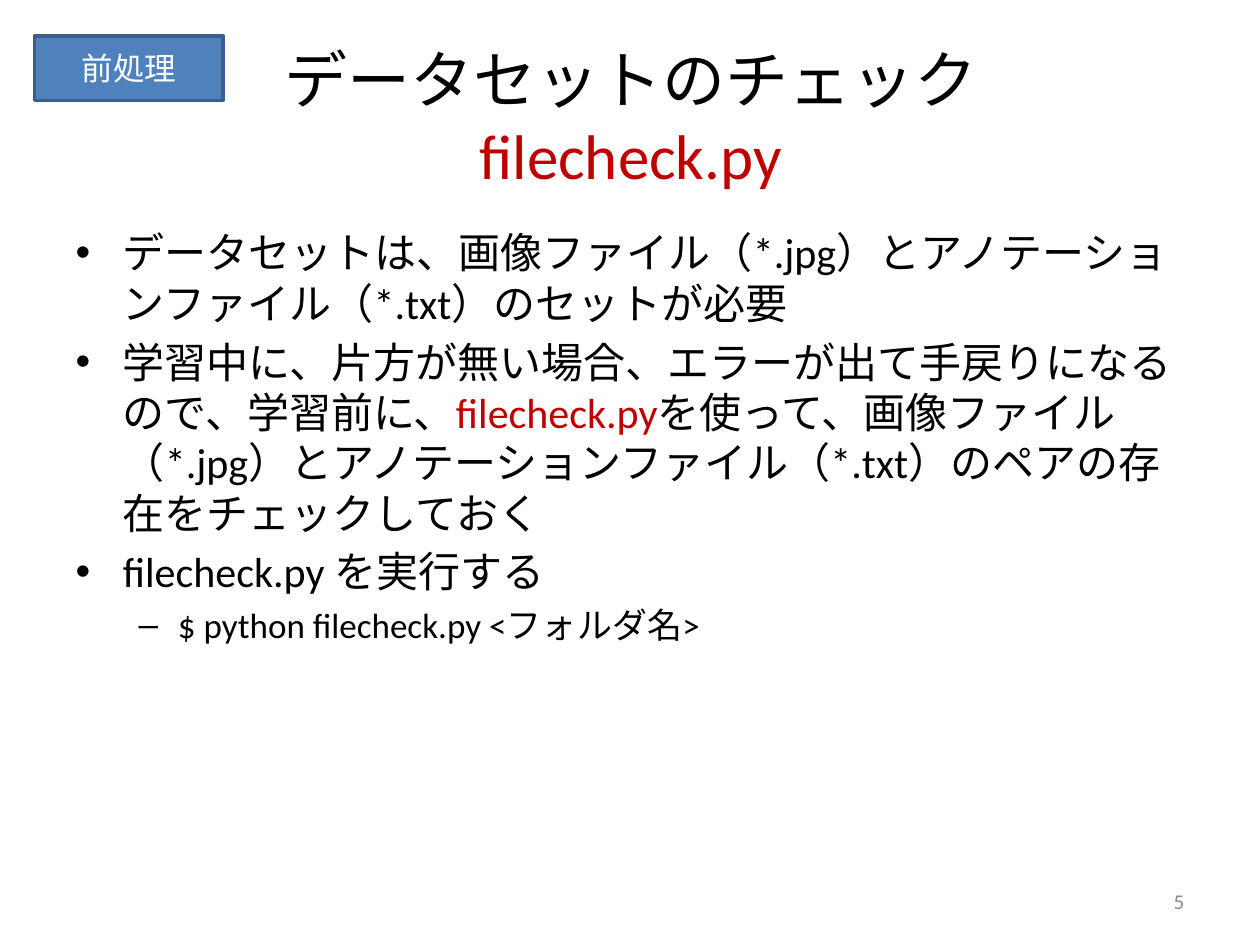
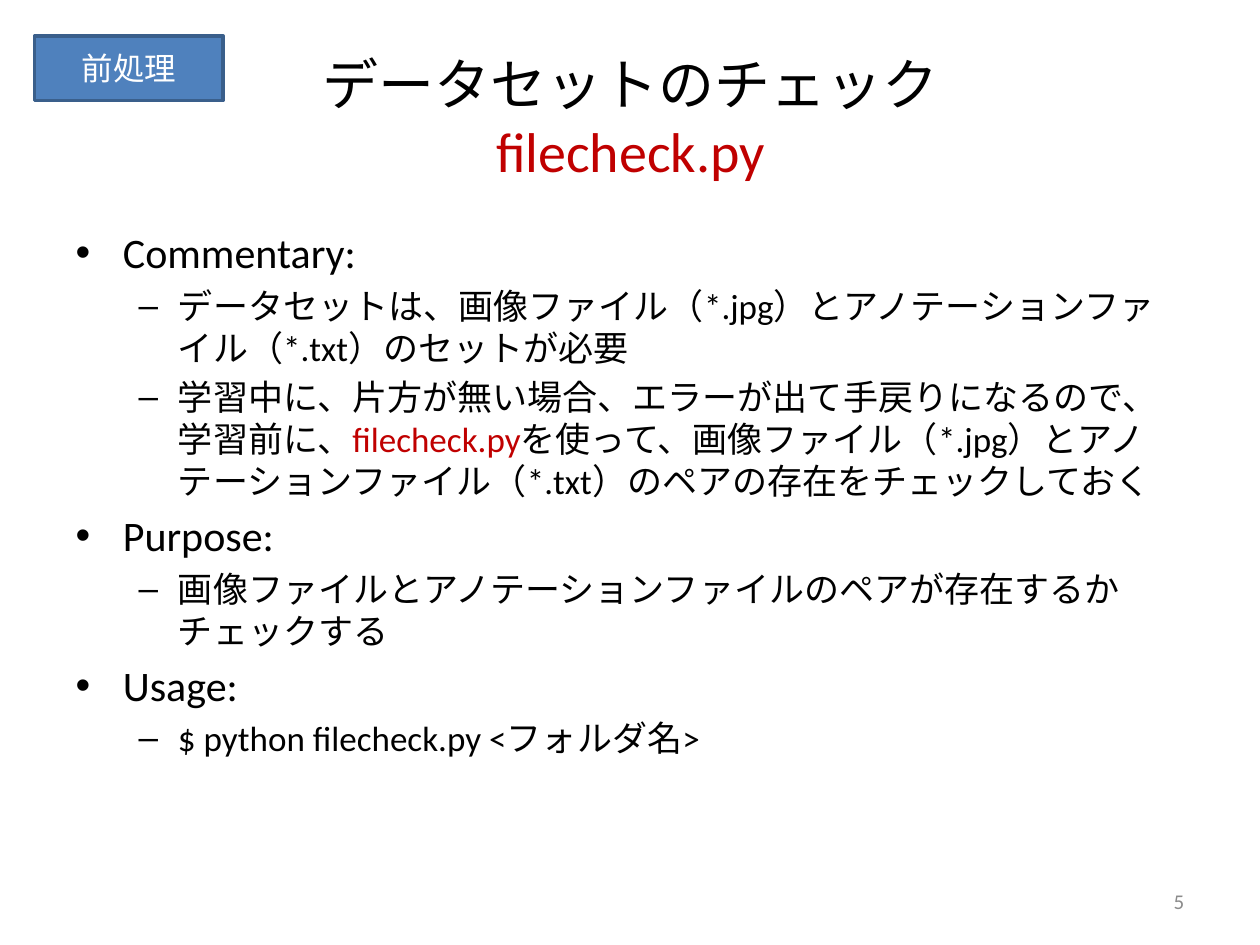
Before and after one commit to keides2/android-yolo-v2, a slide deck: slide 5 of docs/[PPTX] ごみ分別人工知能スマホアプリ作成手順.pptx. Drawn at 1260x945 pixels with LibreOffice and Linux fonts; fonts in the diff are those of the drawing. Boxes give left, top, right and bottom in pixels: in the first picture for what was removed or moved away, otherwise in the second. Text is boxed around its words. In the diff, an @@ line names an element or a change of style, - is before the commit and + after.

```diff
--- a/docs/[PPTX] ごみ分別人工知能スマホアプリ作成手順.pptx
+++ b/docs/[PPTX] ごみ分別人工知能スマホアプリ作成手順.pptx
@@ title "データセットのチェック filecheck.py" at [322, 57, 938, 181]: size 36 to 32 pt @@
@@ text at [123, 240, 356, 275]: paragraph added @@
+• Commentary:
@@ text at [178, 289, 1157, 498]: size 24 to 20 pt in "データセットは、画像ファイル（*.jpg）とアノテーションファイル（*.txt）のセットが必要", "学習中に、片方が無い場合、エラーが出て手戻りになるので、学習前に、filecheck.pyを使って、画像ファイル（*.j ..."; bullet • to –; list level 1 to 2 in "データセットは、画像ファイル（*.jpg）とアノテーションファイル（*.txt）のセットが必要"; list level 1 to 2 in "学習中に、片方が無い場合、エラーが出て手戻りになるので、学習前に、filecheck.pyを使って、画像ファイル（*.j ..." @@
@@ text at [123, 524, 1120, 709]: text changed; size 24 to 20 pt @@
-• filecheck.py を実行する
+• Purpose:
+  – 画像ファイルとアノテーションファイルのペアが存在するかチェックする
+• Usage:
```
Also in this commit, not shown: 18 other slides changed, 2 other files.
